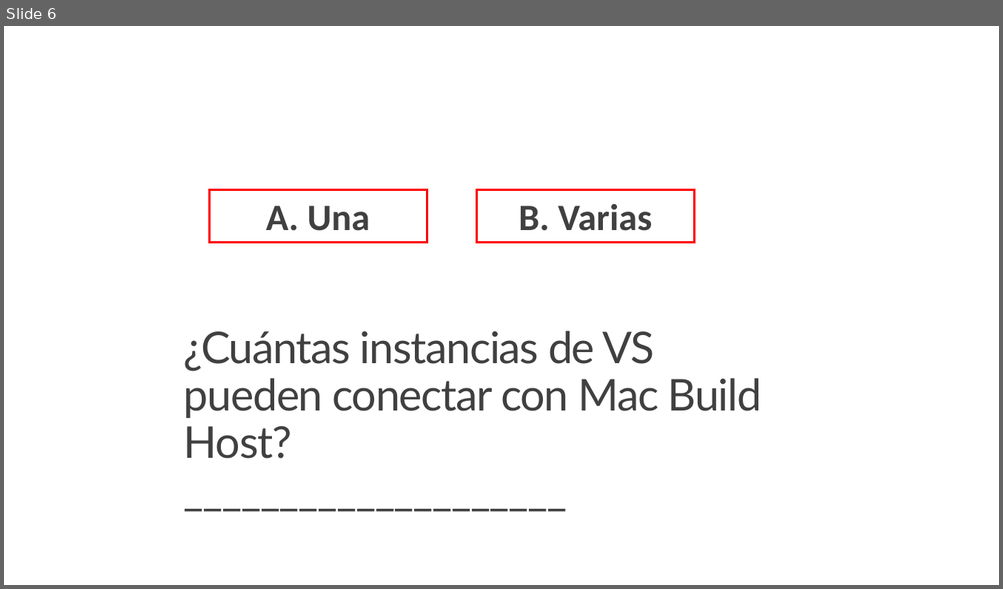
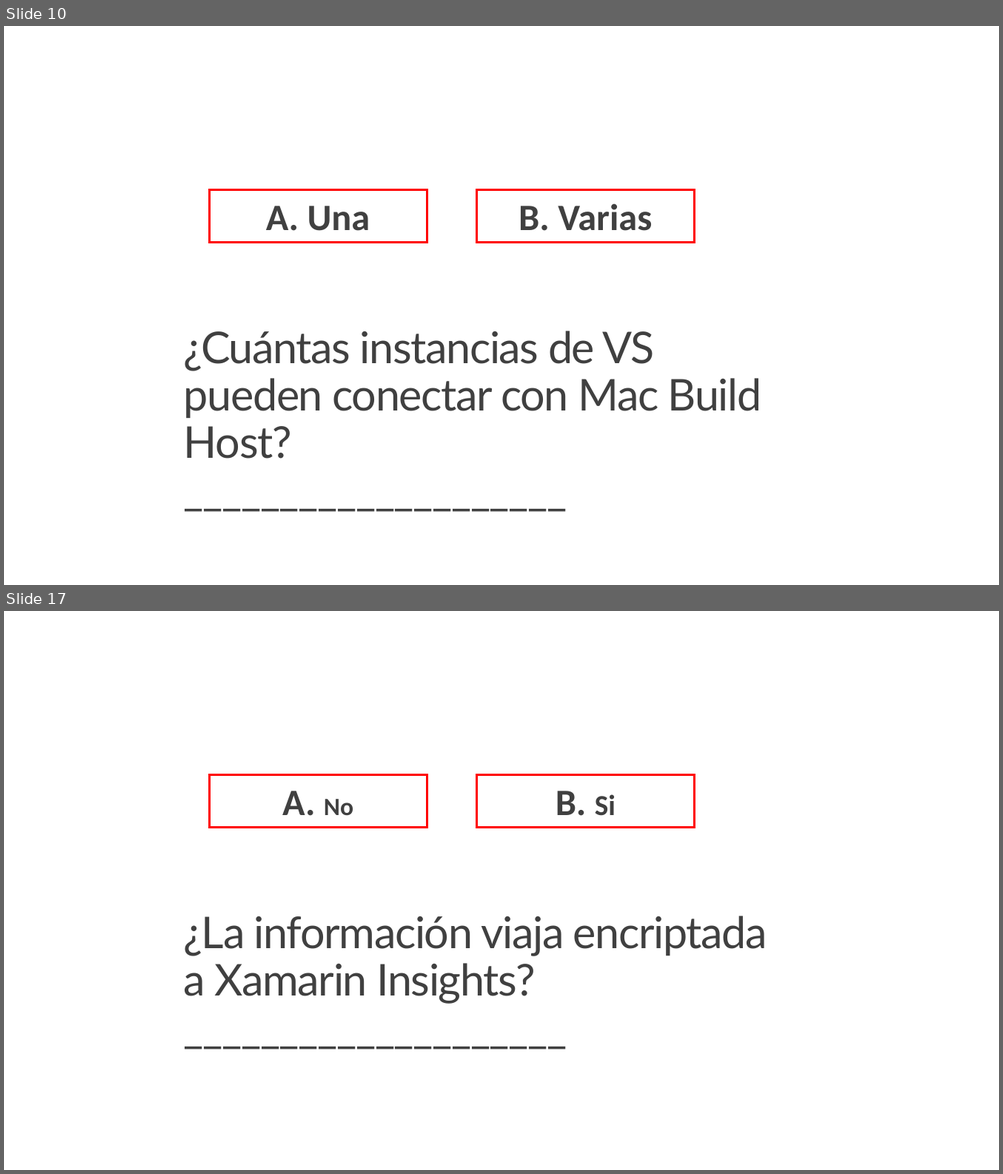
Before and after one commit to jsuarezruiz/Events, a slide deck: Xamarin 4 Party/03. Xamarin 4 Contest.pptx. Shown one above the other, each under a label of ours: slide 6 before the commit, slides 10 and 17 after it; the slides between them are not shown. The pictures are 1003x589 and 1003x1174 pixels, drawn with LibreOffice and Linux fonts; fonts in the diff are those of the drawing. Boxes give left, top, right and bottom in pixels: in the first picture for what was removed or moved away, otherwise in the second. Text is boxed around its words. In the diff, an @@ line names an element or a change of style, - is before the commit and + after.

```diff
--- a/Xamarin 4 Party/03. Xamarin 4 Contest.pptx
+++ b/Xamarin 4 Party/03. Xamarin 4 Contest.pptx
@@ slide 17 added at box(4, 611, 999, 1170), background #FFFFFF @@
@@ rectangle added at box(209, 775, 427, 827), outline #FF0000 2.25 pt, 36 pt, text #404040, bold @@
+A. No
@@ rectangle added at box(476, 775, 694, 827), outline #FF0000 2.25 pt, 36 pt, text #404040, bold @@
+B. Si
@@ title added at box(184, 916, 767, 1004), 42.3 pt, text #404040 @@
+¿La información viaja encriptada a Xamarin Insights?
+____________________
@@ what was slide 6 is now slide 10 @@
```
Also in this commit, not shown: 3 slides changed, 9 other slides added.
